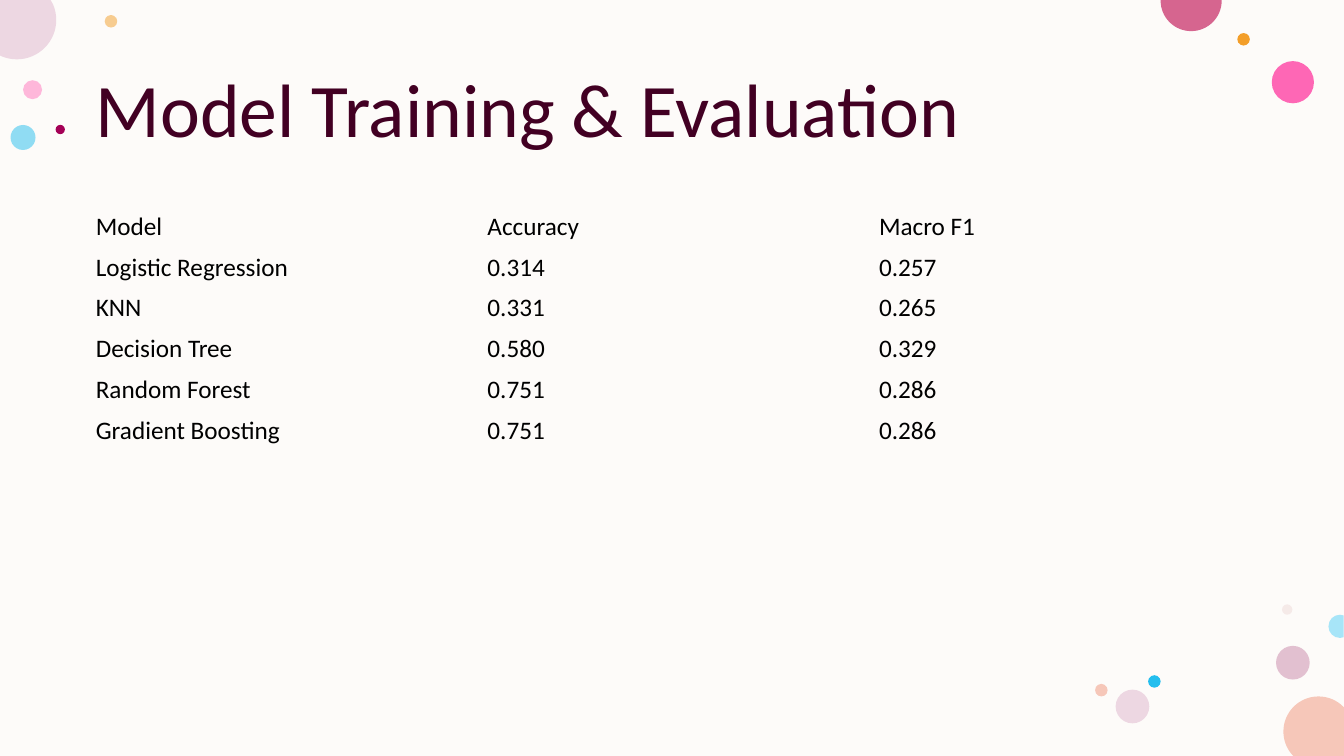
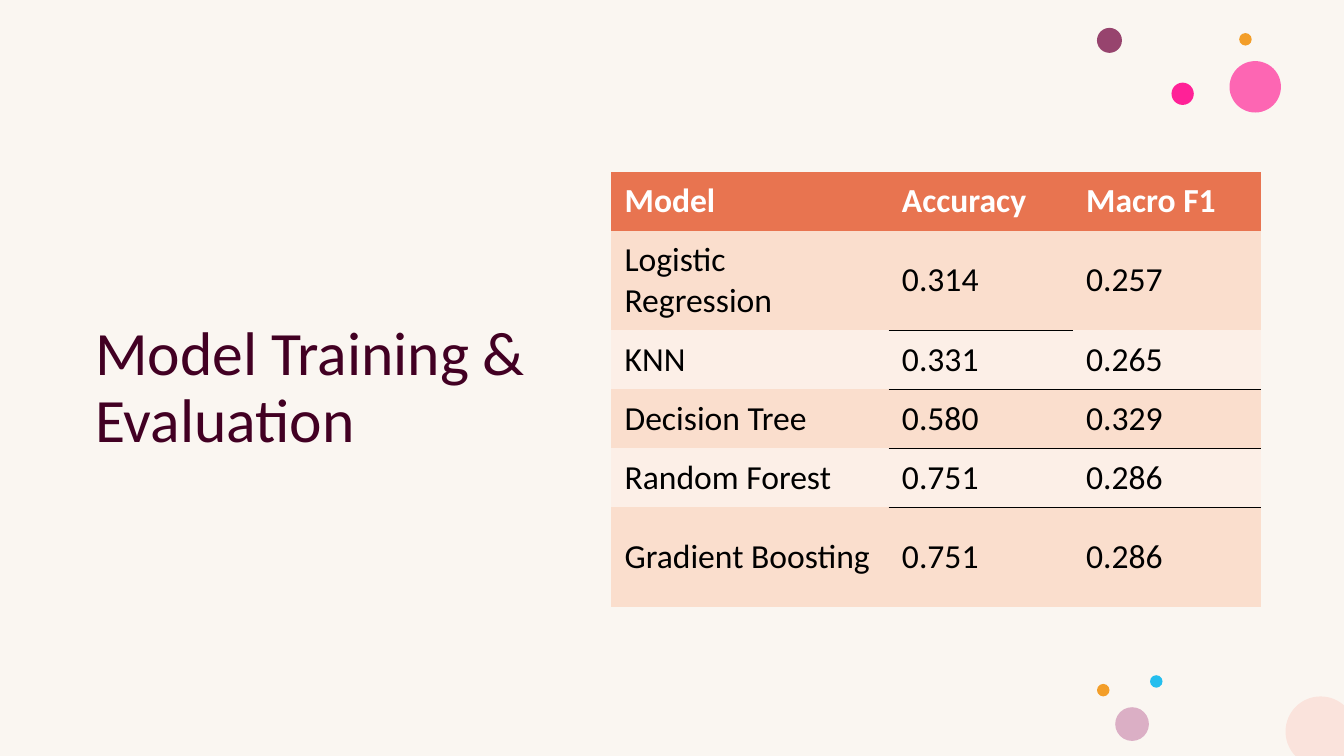
Before and after one commit to irumvag/HealthRiskModel, a slide deck: slide 6 of docs/IKIBONDO.pptx. Drawn at 1344x756 pixels with LibreOffice and Linux fonts; fonts in the diff are those of the drawing. Boxes give left, top, right and bottom in pixels: in the first picture for what was removed or moved away, otherwise in the second. Text is boxed around its words. In the diff, an @@ line names an element or a change of style, - is before the commit and + after.

```diff
--- a/docs/IKIBONDO.pptx
+++ b/docs/IKIBONDO.pptx
@@ rectangle removed at [0, 0, 1344, 756] @@
@@ rectangle added at [0, 0, 1344, 756], fill #FFFFFF @@
@@ rectangle added at [0, 0, 1344, 756], fill #F0E2D3 at 30% opacity @@
@@ title "Model Training & Evaluation": place and size @@
-title "Model Training & Evaluation" at [96, 84, 959, 150]
+title "Model Training & Evaluation" at [95, 332, 469, 443]
@@ title "Model Training & Evaluation" at [95, 332, 469, 443]: size 54 to 44 pt @@
@@ group removed at [10, 15, 1315, 723]: 10 ellipses @@
@@ table at [611, 171, 1260, 606] @@
@@ fill none to #E87450 in row 1 @@
@@ fill none to #FADFCD in 9 cells @@
@@ fill none to #FDF0E8 in 6 cells @@
@@ size 18 to 24 pt @@
@@ text colour #000000 to #FFFFFF, bold on in "Model", "Accuracy", "Macro F1" @@
@@ borders changed @@
@@ table: place and size @@
-table at [86, 206, 1262, 448]
+table at [611, 171, 1260, 606]
@@ group added at [1097, 28, 1344, 756]: 7 ellipses, 1 freeform shape @@
```
Also in this commit, not shown: 8 other slides changed, 2 slides added, 19 other files.
